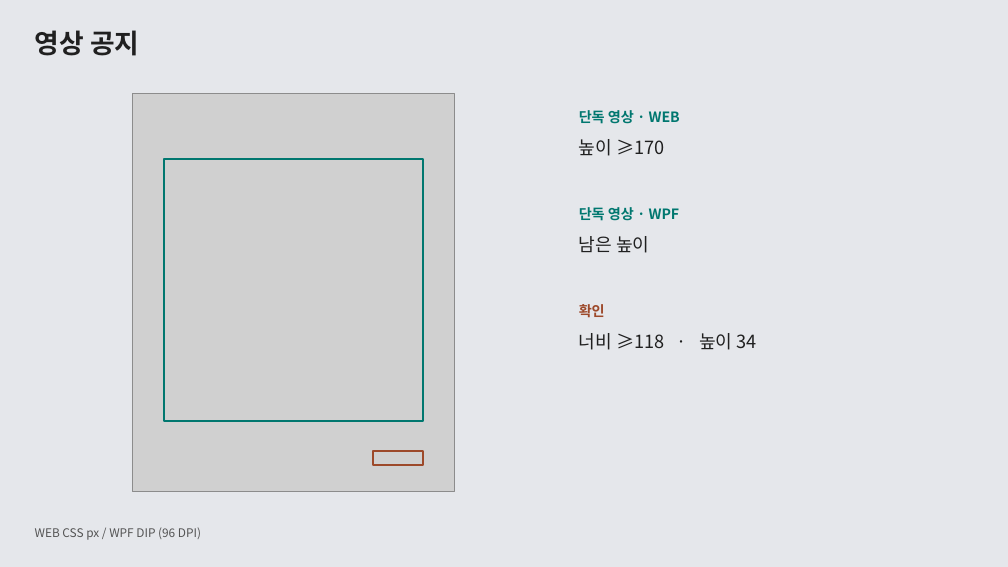
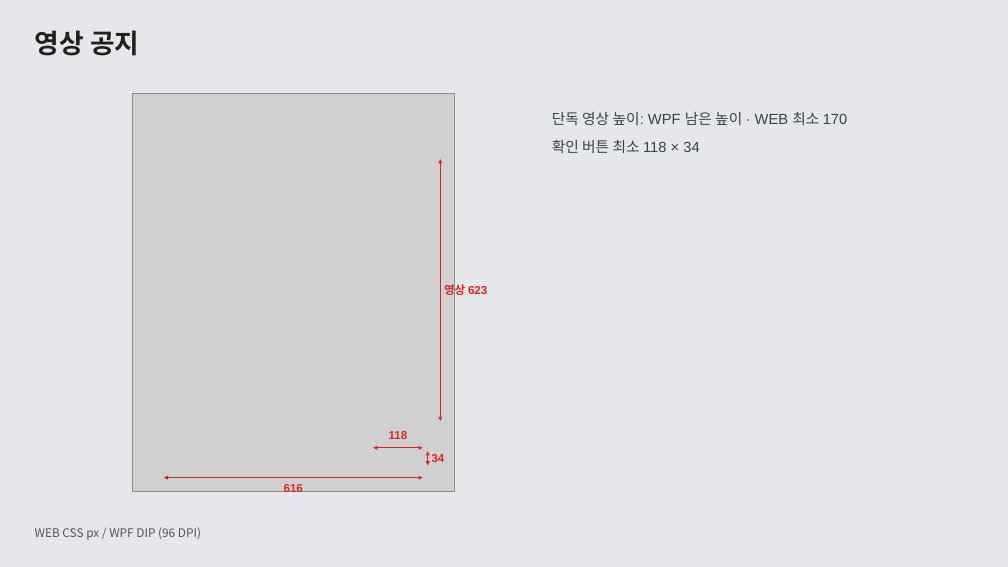
Before and after one commit to ok-sy/WPF_WindowsPopupWithC_proto, a slide deck: slide 5 of docs/design/61_popup_layout_guide/공통 팝업 UI 가이드 · WEB과 WPF.pptx. Drawn at 1008x567 pixels with LibreOffice and Linux fonts; fonts in the diff are those of the drawing; grey boxes stand for pictures. Boxes give left, top, right and bottom in pixels: in the first picture for what was removed or moved away, otherwise in the second. Text is boxed around its words. In the diff, an @@ line names an element or a change of style, - is before the commit and + after.

```diff
--- a/docs/design/61_popup_layout_guide/공통 팝업 UI 가이드 · WEB과 WPF.pptx
+++ b/docs/design/61_popup_layout_guide/공통 팝업 UI 가이드 · WEB과 WPF.pptx
@@ text at [552,112,848,153]: text changed; size 13.5 to 14 pt; font Noto Sans CJK KR to Arial; text colour #00776F to #374151; bold off @@
-단독 영상 · WPF
+단독 영상 높이: WPF 남은 높이 · WEB 최소 170
+확인 버튼 최소 118 × 34
@@ text "단독 영상 높이: WPF 남은 ..." at [552,112,848,153]: vertical alignment middle to top @@
@@ text removed at [579,110,680,124] @@
-단독 영상 · WEB
@@ text removed at [579,139,664,156] @@
-높이 ≥170
@@ rectangle removed at [164,160,423,421] @@
@@ double arrow added from (440, 160) to (440, 421), #DC2626 1.25 pt @@
@@ text removed at [579,236,649,253] @@
-남은 높이
@@ text added at [444,282,487,298], 11 pt, text #DC2626, bold @@
+영상 623
@@ text removed at [579,304,605,318] @@
-확인
@@ text removed at [579,333,757,350] @@
-너비 ≥118 · 높이 34
@@ double arrow added from (374, 448) to (423, 448), #DC2626 1.25 pt @@
@@ text added at [389,431,408,439], 11 pt, text #DC2626, bold @@
+118
@@ double arrow added from (164, 478) to (423, 478), #DC2626 1.25 pt @@
@@ rectangle removed at [374,451,423,466] @@
@@ double arrow added from (428, 451) to (428, 466), #DC2626 1.25 pt @@
@@ text added at [432,454,445,462], 11 pt, text #DC2626, bold @@
+34
@@ text added at [284,484,303,495], 11 pt, text #DC2626, bold @@
+616
```
Also in this commit, not shown: 8 other slides changed, 1 other file.
